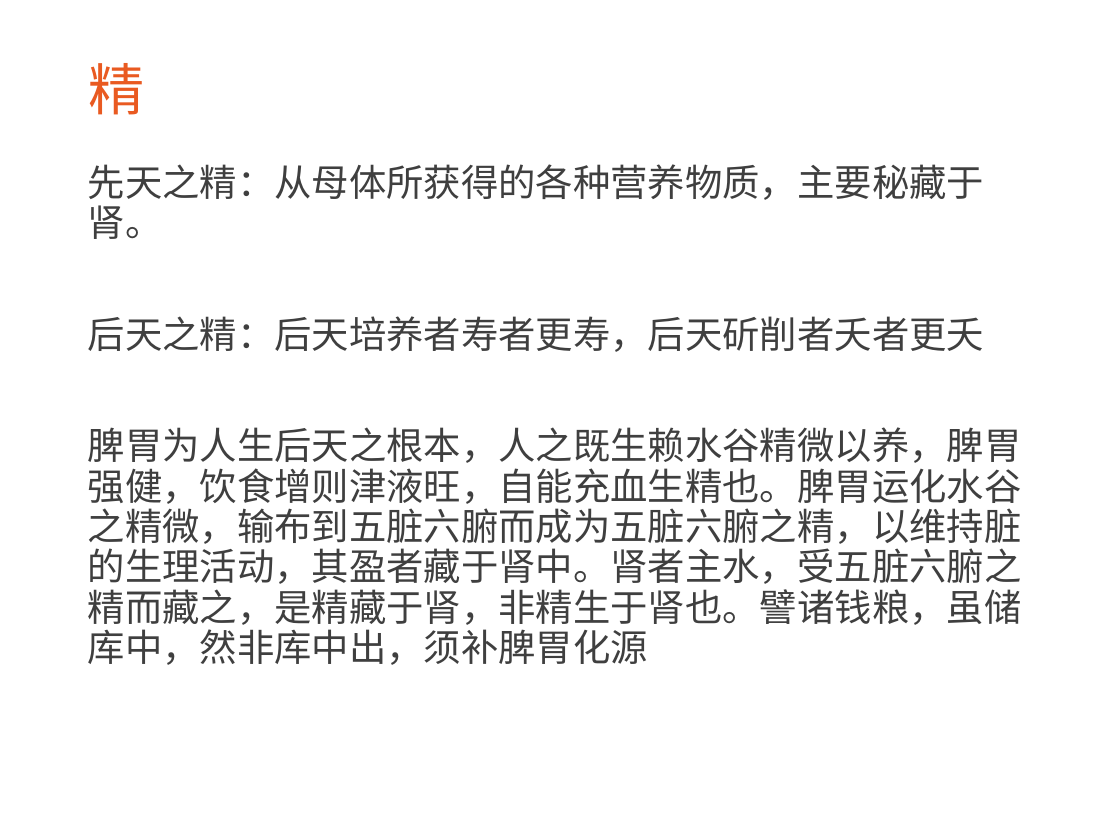
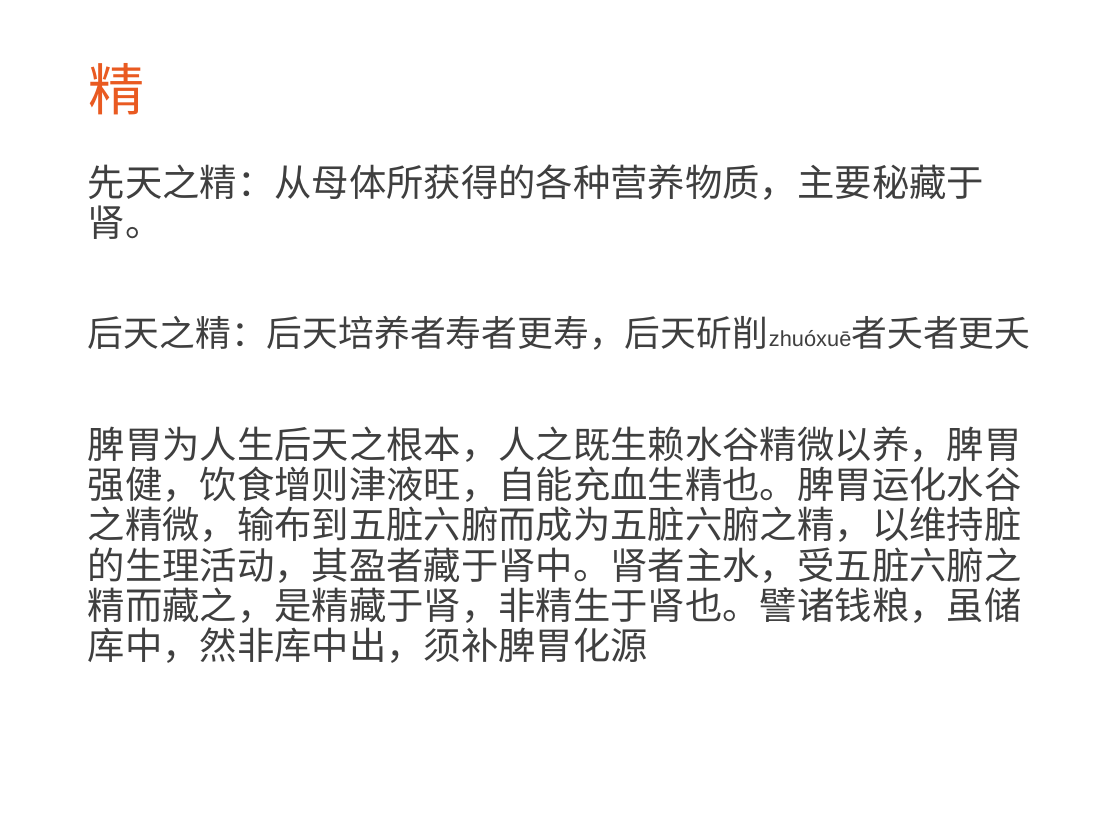
Before and after one commit to CatMan1994/file, a slide deck: slide 18 of 中医与养生分享会/中医与养生.ppt. Drawn at 1120x840 pixels with LibreOffice and Linux fonts; fonts in the diff are those of the drawing; background and template pictures are left out. Boxes give left, top, right and bottom in pixels: in the first picture for what was removed or moved away, otherwise in the second. Text is boxed around its words. In the diff, an @@ line names an element or a change of style, - is before the commit and + after.

```diff
--- a/中医与养生分享会/中医与养生.ppt
+++ b/中医与养生分享会/中医与养生.ppt
@@ text at (88, 316, 768, 350): text changed; size 24 to 23 pt @@
-后天之精：后天培养者寿者更寿，后天斫削者夭者更夭
+后天之精：后天培养者寿者更寿，后天斫削zhuóxuē者夭者更夭
```
Also in this commit, not shown: 4 other slides changed, 1 other file.
